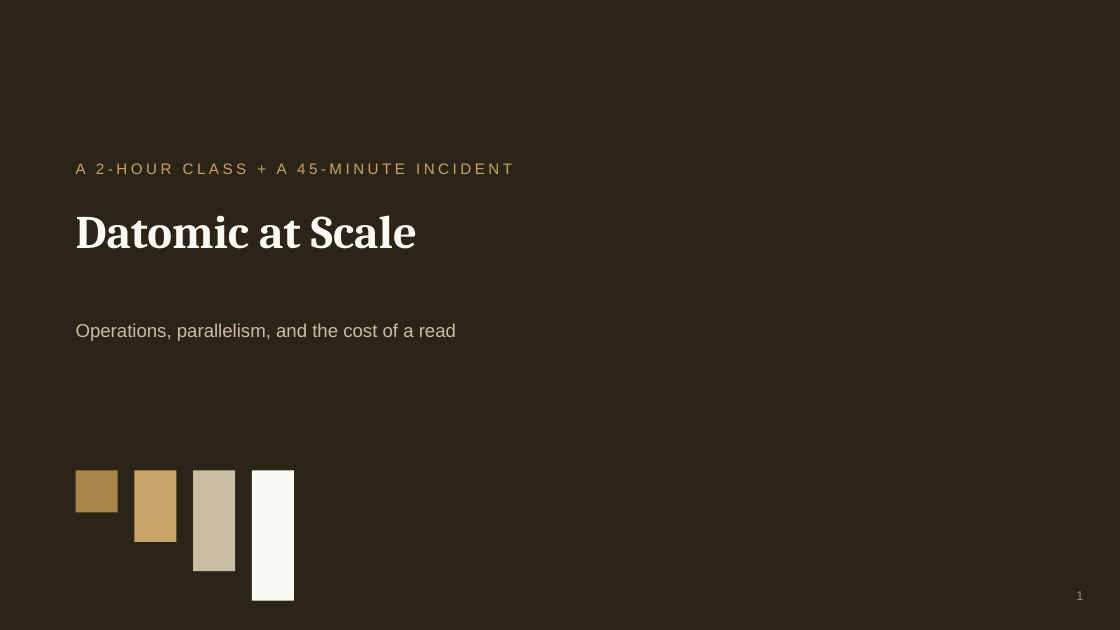
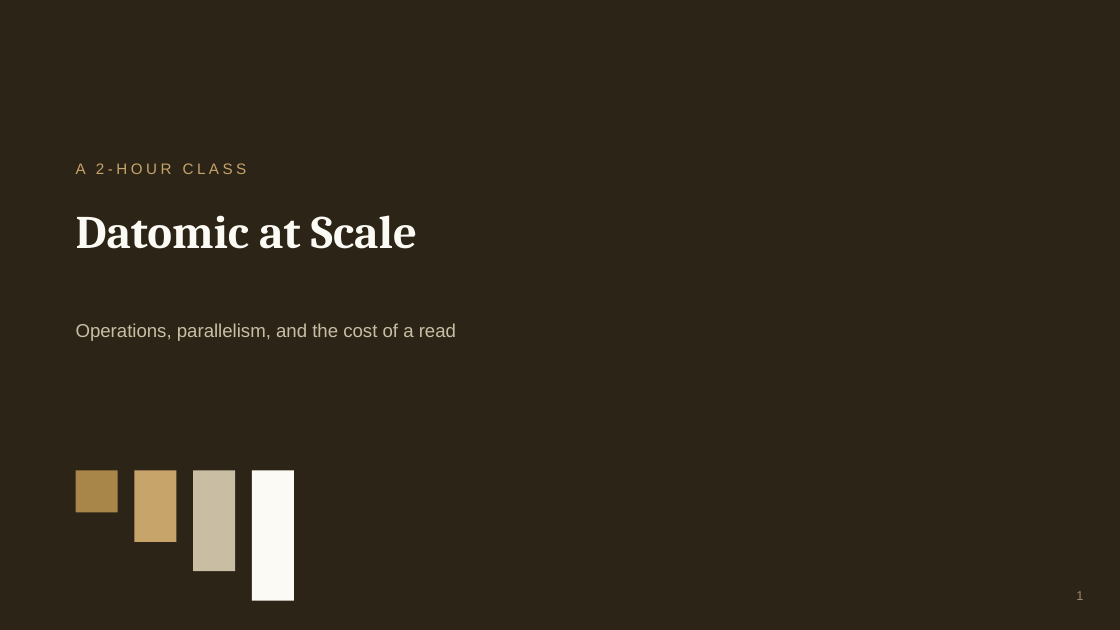
Before and after one commit to 4coders-com-br/datomic-model, a slide deck: slide 1 of datomic-at-scale.pptx. Drawn at 1120x630 pixels with LibreOffice and Linux fonts; fonts in the diff are those of the drawing. Boxes give left, top, right and bottom in pixels: in the first picture for what was removed or moved away, otherwise in the second. Text is boxed around its words. In the diff, an @@ line names an element or a change of style, - is before the commit and + after.

```diff
--- a/datomic-at-scale.pptx
+++ b/datomic-at-scale.pptx
@@ text at (76, 163, 247, 174): text changed @@
-A 2-HOUR CLASS + A 45-MINUTE INCIDENT
+A 2-HOUR CLASS
```
Also in this commit, not shown: 3 other slides changed, 1 slide removed, 6 other files.
